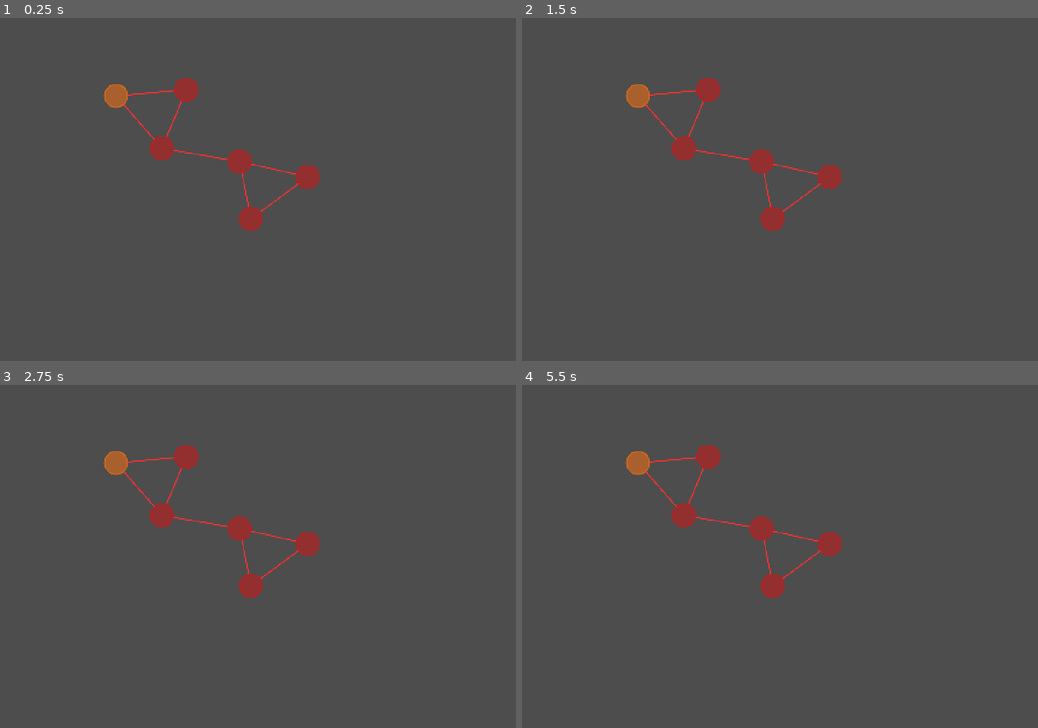
Above: before the commit, frames 1-4 (two rows, left to right).
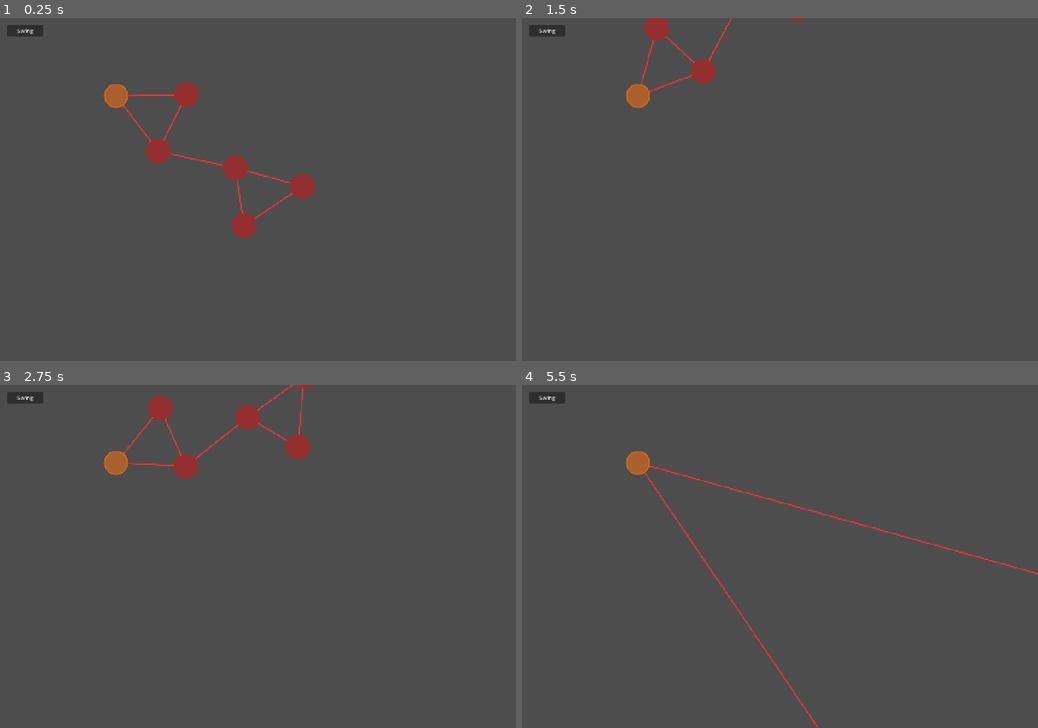
Above: after the commit, the same moments.

Repository: Koaieus/skill-tree-of-life
Game: Godot game, scene res://attack/melee/blade_test.tscn
Same seed, same stepped clock (60 frames per second), same inputs: the game is played once before the commit and once after it. This scene is started directly instead of the project's main scene.
Inputs (mouse positions are in pixels of both pictures, inside the frame that each line leads up to):
- Up to frame 1 (0.25 s): no input
- Up to frame 2 (1.5 s): click (547, 31) at 0.5 s, where only the run after the commit has a clickable "Swing"; tap Enter at 1.25 s; move the mouse to (893, 172) at 1.27 s; hold Right (ui_right) from 1.28 s (still down); tap T at 1.35 s; click (893, 172) at 1.42 s
- Up to frame 3 (2.75 s): tap Space at 1.52 s; release Right (ui_right) at 2 s; drag from (154, 573) to (82, 439) at 2.02 s
- Up to frame 4 (5.5 s): move the mouse to (831, 481) at 2.77 s; hold Right (ui_right) 2.78-3.5 s; tap R at 2.85 s; drag from (754, 625) to (604, 439) at 3.52 s; move the mouse to (934, 607) at 4.27 s; hold Left (ui_left) 4.28-5 s; tap 1 at 4.35 s; tap Space at 4.52 s; drag from (625, 505) to (831, 542) at 5.02 s

The runs differ from the first frame. In frame 1, 1.8% of the frame differs, in the area x 1-62%, y 2-65%; in frame 2, 2.4%; in frame 3, 2.9%, in the area x 1-62%, y 0-63%; in frame 4, 2.4%.

Commit message:
refactor(melee): physics blade — RigidBody2D nodes, PinJoint2D edges, swing tween
BladeNode: Area2D → RigidBody2D. Pivot freezes as KINEMATIC (static anchor);
  dynamic nodes join via PinJoint2D. Exposes edge_point(world_target) so edges
  don't reimplement radius-trim math.

BladeCircle: remove owner crawl. Parent pushes via configure(r, pivot) and the
  visual is a dumb renderer with no host reference.

BladeEdge: drop item_rect_changed signal plumbing. _process queues redraw +
  collision update each frame (correct for physics bodies). _draw/_update_collision
  both delegate trim to from/to.edge_point().

SkillBlade: _ready collects editor-placed nodes + creates PinJoint2D for each
  existing edge. swing(duration) tweens SkillBlade.rotation around the pivot's
  fixed world position with EASE_IN_OUT/TRANS_SINE; briefly freezes dynamic
  nodes as KINEMATIC so they ride the parent transform, then releases them.

blade_test: Swing button (CanvasLayer/Button) calls skill_blade.swing().

Co-Authored-By: Claude Sonnet 4.6 <noreply@anthropic.com>

Diff:
--- a/attack/melee/blade_circle.gd
+++ b/attack/melee/blade_circle.gd
@@ -4,30 +4,18 @@
 const BORDER_WIDTH: float = 2.0
 const FILL_ALPHA: float = 0.7
 
-var _host: BladeNode
+var _radius: float = 32.0
+var _is_pivot: bool = false
 
 
-func _ready() -> void:
-	_init_host()
-
-
-func _notification(what: int) -> void:
-	# This triggers automatically in the editor when you save changes to this script
-	if what == NOTIFICATION_EDITOR_POST_SAVE:
-		_init_host()
-
-
-func _init_host() -> void:
-	_host = owner as BladeNode
-	if _host:
-		queue_redraw()
+func configure(r: float, pivot: bool) -> void:
+	_radius = r
+	_is_pivot = pivot
+	queue_redraw()
 
 
 func _draw() -> void:
-	if _host == null:
-		return
-	var r := _host.radius
-	var color := Color.FIREBRICK if not _host.is_pivot else Color.CHOCOLATE
+	var color := Color.FIREBRICK if not _is_pivot else Color.CHOCOLATE
 	var fill := Color(color.r, color.g, color.b, FILL_ALPHA)
-	draw_circle(Vector2.ZERO, r, fill, true)
-	draw_circle(Vector2.ZERO, r, color, false, BORDER_WIDTH, true)
+	draw_circle(Vector2.ZERO, _radius, fill, true)
+	draw_circle(Vector2.ZERO, _radius, color, false, BORDER_WIDTH, true)
--- a/attack/melee/blade_edge.gd
+++ b/attack/melee/blade_edge.gd
@@ -1,83 +1,53 @@
 @tool
 class_name BladeEdge
 extends Area2D
-
-## Damaging, visible edge between two BladeNodes of a SkillBlade
-## > "Don't cut yourself on that edge... Cut your enemies with it instead"
 
 signal endpoints_changed
 
 @export var from: BladeNode:
 	set(value):
-		if from == value:
-			return
-		_disconnect_endpoint(from)
 		from = value
-		_connect_endpoint(from)
 		endpoints_changed.emit()
-		_update_endpoints()
+		queue_redraw()
 
 @export var to: BladeNode:
 	set(value):
-		if to == value:
-			return
-		_disconnect_endpoint(to)
 		to = value
-		_connect_endpoint(to)
 		endpoints_changed.emit()
-		_update_endpoints()
+		queue_redraw()
 
 @export var width: float = 2.0
 @export var color: Color = Color(1.0, 0.184, 0.18, 1.0)
 
-
-@onready var collision_shape_2d: CollisionShape2D = $CollisionShape2D  # has a SegmentShape (line between `a` and `b` points)
-
+@onready var _col: CollisionShape2D = $CollisionShape2D
 
 func _ready() -> void:
-	collision_shape_2d.shape.a = Vector2.ZERO
-	_update_endpoints()
+	_update_collision()
 
+func _process(_delta: float) -> void:
+	queue_redraw()
+	_update_collision()
 
 func _draw() -> void:
 	if from == null or to == null:
 		return
-	var a := from.global_position - global_position
-	var b := to.global_position - global_position
-	var dir := (b - a).normalized()
-	var a_trim := a + dir * from.radius
-	var b_trim := b - dir * to.radius
-	if (b_trim - a_trim).dot(dir) <= 0.0:
-		return  # nodes overlap — nothing to draw
-	draw_line(a_trim, b_trim, color, width, true)
+	var a := to_local(from.edge_point(to.global_position))
+	var b := to_local(to.edge_point(from.global_position))
+	if (b - a).length_squared() < 0.01:
+		return
+	draw_line(a, b, color, width, true)
 
-
-func _connect_endpoint(node: BladeNode) -> void:
-	if node == null:
+func _update_collision() -> void:
+	if _col == null or from == null or to == null:
 		return
-	if not node.item_rect_changed.is_connected(_on_endpoint_move):
-		node.item_rect_changed.connect(_on_endpoint_move)
-
-
-
-func _disconnect_endpoint(node: BladeNode) -> void:
-	if node == null:
+	var shape := _col.shape as SegmentShape2D
+	if shape == null:
 		return
-	if node.item_rect_changed.is_connected(_on_endpoint_move):
-		node.item_rect_changed.disconnect(_on_endpoint_move)
-
-func _update_endpoints() -> void:
-	if collision_shape_2d:
-		var shape: SegmentShape2D = collision_shape_2d.shape
-		if from and to:
-			collision_shape_2d.disabled = false
-			shape.a = from.position
-			shape.b = to.position
-			print('Updated pos to', shape.a, shape.b)
-		else:
-			collision_shape_2d.disabled = true
-	queue_redraw()
-
-
-func _on_endpoint_move() -> void:
-	_update_endpoints()
+	var a := to_local(from.edge_point(to.global_position))
+	var b := to_local(to.edge_point(from.global_position))
+	if (b - a).length_squared() < 0.01:
+		_col.disabled = true
+		return
+	_col.disabled = false
+	shape.a = a
+	shape.b = b
--- a/attack/melee/blade_node.gd
+++ b/attack/melee/blade_node.gd
@@ -1,17 +1,45 @@
 @tool
 class_name BladeNode
-extends Area2D
+extends RigidBody2D
 
-@export_range(1.0, 100., 1.0) var radius: float = 32.0
-@export var is_pivot: bool = false
+@export_range(1.0, 100., 1.0) var radius: float = 32.0:
+	set(value):
+		radius = value
+		_sync_collision()
+		if is_node_ready():
+			_visual.configure(radius, is_pivot)
 
-# Called when the node enters the scene tree for the first time.
+@export var is_pivot: bool = false:
+	set(value):
+		is_pivot = value
+		if is_node_ready():
+			_apply_pivot_freeze()
+			_visual.configure(radius, is_pivot)
+
+@onready var _visual: Node2D = $Visuals/BladeCircle
+@onready var _col: CollisionShape2D = $CollisionShape2D
+
 func _ready() -> void:
-	set_notify_transform(true)
+	_sync_collision()
+	_apply_pivot_freeze()
+	_visual.configure(radius, is_pivot)
 
-# Called every frame. 'delta' is the elapsed time since the previous frame.
-func _process(delta: float) -> void:
-	pass
+func _sync_collision() -> void:
+	if _col and _col.shape:
+		(_col.shape as CircleShape2D).radius = radius
+
+func _apply_pivot_freeze() -> void:
+	if is_pivot:
+		freeze = true
+		freeze_mode = RigidBody2D.FREEZE_MODE_KINEMATIC
+	else:
+		freeze = false
+
+## Returns the point on this node's circumference facing `world_target`.
+## BladeEdge uses this instead of reimplementing the trim math.
+func edge_point(world_target: Vector2) -> Vector2:
+	var dir := (world_target - global_position).normalized()
+	return global_position + dir * radius
 
 func _to_string() -> String:
 	return "<BladeNode>"
--- a/attack/melee/blade_node.tscn
+++ b/attack/melee/blade_node.tscn
@@ -4,20 +4,21 @@
 [ext_resource type="Script" uid="uid://bb04be815brex" path="res://attack/melee/blade_circle.gd" id="2_xguwb"]
 
 [sub_resource type="CircleShape2D" id="CircleShape2D_ml362"]
+resource_local_to_scene = true
 radius = 32.0
 
-[node name="BladeNode" type="Area2D" unique_id=1562374757]
+[node name="BladeNode" type="RigidBody2D"]
 script = ExtResource("1_yhxd4")
 
-[node name="CollisionShape2D" type="CollisionShape2D" parent="." unique_id=1744659981]
+[node name="CollisionShape2D" type="CollisionShape2D" parent="."]
 shape = SubResource("CircleShape2D_ml362")
 debug_color = Color(1.2513996e-06, 0.5906466, 0.24353442, 0.41960785)
 metadata/_edit_lock_ = true
 
-[node name="Visuals" type="Node2D" parent="." unique_id=1994889006]
+[node name="Visuals" type="Node2D" parent="."]
 metadata/_edit_lock_ = true
 
-[node name="BladeCircle" type="Node2D" parent="Visuals" unique_id=1441111995]
+[node name="BladeCircle" type="Node2D" parent="Visuals"]
 script = ExtResource("2_xguwb")
 
-[node name="AddonAnchor" type="Node2D" parent="Visuals" unique_id=78016549]
+[node name="AddonAnchor" type="Node2D" parent="Visuals"]
--- /dev/null
+++ b/attack/melee/blade_test.gd
@@ -0,0 +1,6 @@
+extends Node2D
+
+@onready var skill_blade: SkillBlade = $SkillBlade
+
+func _on_swing_pressed() -> void:
+	skill_blade.swing()
--- a/attack/melee/blade_test.tscn
+++ b/attack/melee/blade_test.tscn
@@ -3,8 +3,10 @@
 [ext_resource type="PackedScene" uid="uid://bhh4qjun7f2a5" path="res://attack/melee/skill_blade.tscn" id="1_4qlak"]
 [ext_resource type="PackedScene" uid="uid://cvgjpy6eecjbi" path="res://attack/melee/blade_edge.tscn" id="2_re4k1"]
 [ext_resource type="PackedScene" uid="uid://ymlt27q0llkx" path="res://attack/melee/blade_node.tscn" id="3_52upf"]
+[ext_resource type="Script" path="res://attack/melee/blade_test.gd" id="4_blade_test"]
 
 [node name="BladeTest" type="Node2D" unique_id=901312833]
+script = ExtResource("4_blade_test")
 
 [node name="SkillBlade" parent="." unique_id=33732259 instance=ExtResource("1_4qlak")]
 position = Vector2(234, 149)
@@ -59,4 +61,15 @@
 [node name="BladeNode6" parent="SkillBlade" unique_id=1416241494 instance=ExtResource("3_52upf")]
 position = Vector2(466, 413)
 
+[node name="UI" type="CanvasLayer" parent="."]
+
+[node name="SwingButton" type="Button" parent="UI"]
+offset_left = 20.0
+offset_top = 20.0
+offset_right = 120.0
+offset_bottom = 50.0
+text = "Swing"
+
 [editable path="SkillBlade"]
+
+[connection signal="pressed" from="UI/SwingButton" to="." method="_on_swing_pressed"]
--- a/attack/melee/skill_blade.gd
+++ b/attack/melee/skill_blade.gd
@@ -1,33 +1,94 @@
 class_name SkillBlade
 extends Node2D
 
-## A Phantom blade created as a 1:1 scale copy of an induced subgraph of SkillNodes
-## To be used as a one-off melee attack, with edges/vertices having a damaging hitbox
-
-
 @export var owned_by: Entity
 
-@onready var edges: Node = $Edges
+@onready var _edges_node: Node = $Edges
 
 const BLADE_NODE = preload("res://attack/melee/blade_node.tscn")
 const BLADE_EDGE = preload("res://attack/melee/blade_edge.tscn")
 
-
-# Called when the node enters the scene tree for the first time.
-func _ready() -> void:
-	pass # Replace with function body.
+var _blade_nodes: Array[BladeNode] = []
+var _pivot: BladeNode = null
 
 
-# Called every frame. 'delta' is the elapsed time since the previous frame.
-func _process(delta: float) -> void:
-	pass
+func _ready() -> void:
+	for child in get_children():
+		if child is BladeNode:
+			_blade_nodes.append(child)
+			if child.is_pivot:
+				_pivot = child
+	for edge in _edges_node.get_children():
+		if edge is BladeEdge and edge.from != null and edge.to != null:
+			_create_joint(edge.from, edge.to)
 
-func add_edge(from: BladeNode, to: BladeNode) -> void:
+
+func add_blade_node(pos: Vector2, pivot: bool = false) -> BladeNode:
+	var node := BLADE_NODE.instantiate() as BladeNode
+	node.position = pos
+	node.is_pivot = pivot
+	add_child(node)
+	_blade_nodes.append(node)
+	if pivot:
+		_pivot = node
+	return node
+
+
+func add_edge(from: BladeNode, to: BladeNode) -> BladeEdge:
 	var edge := BLADE_EDGE.instantiate() as BladeEdge
 	edge.from = from
 	edge.to = to
-	# wire edge signals e.g. collision with
-	edge.body_shape_entered.connect(_on_body_shape_entered)
+	_edges_node.add_child(edge)
+	edge.area_entered.connect(_on_edge_area_entered.bind(edge))
+	_create_joint(from, to)
+	return edge
 
-func _on_body_shape_entered(body_rid: RID, body: Node2D, body_shape_index: int, local_shape_index: int) -> void:
-	print('Shape entered', body_rid, body, body_shape_index, local_shape_index)
+
+func _create_joint(from: BladeNode, to: BladeNode) -> void:
+	var joint := PinJoint2D.new()
+	joint.position = from.position
+	add_child(joint)
+	joint.node_a = joint.get_path_to(from)
+	joint.node_b = joint.get_path_to(to)
+
+
+## Sweep the entire blade one full revolution around the pivot.
+## duration: total time in seconds. Uses sine ease-in-out for an s-curve feel.
+func swing(duration: float = 1.2) -> void:
+	if _pivot == null:
+		push_error("SkillBlade.swing: no pivot node")
+		return
+
+	var pivot_world := _pivot.global_position
+	var pivot_local := _pivot.position
+	var start_rot := rotation
+
+	_set_dynamic_freeze(true)
+
+	var tween := create_tween()
+	tween.set_ease(Tween.EASE_IN_OUT)
+	tween.set_trans(Tween.TRANS_SINE)
+	tween.tween_method(func(frac: float) -> void:
+		var angle := start_rot + frac * TAU
+		rotation = angle
+		# Keep pivot's world position fixed while SkillBlade rotates.
+		# pivot_world = global_position + pivot_local.rotated(rotation)
+		# → global_position = pivot_world - pivot_local.rotated(angle)
+		global_position = pivot_world - pivot_local.rotated(angle)
+	, 0.0, 1.0, duration)
+
+	await tween.finished
+	_set_dynamic_freeze(false)
+
+
+func _set_dynamic_freeze(frozen: bool) -> void:
+	for node in _blade_nodes:
+		if node.is_pivot:
+			continue
+		node.freeze = frozen
+		if frozen:
+			node.freeze_mode = RigidBody2D.FREEZE_MODE_KINEMATIC
+
+
+func _on_edge_area_entered(area: Area2D, _edge: BladeEdge) -> void:
+	print("BladeEdge hit: ", area.name)
